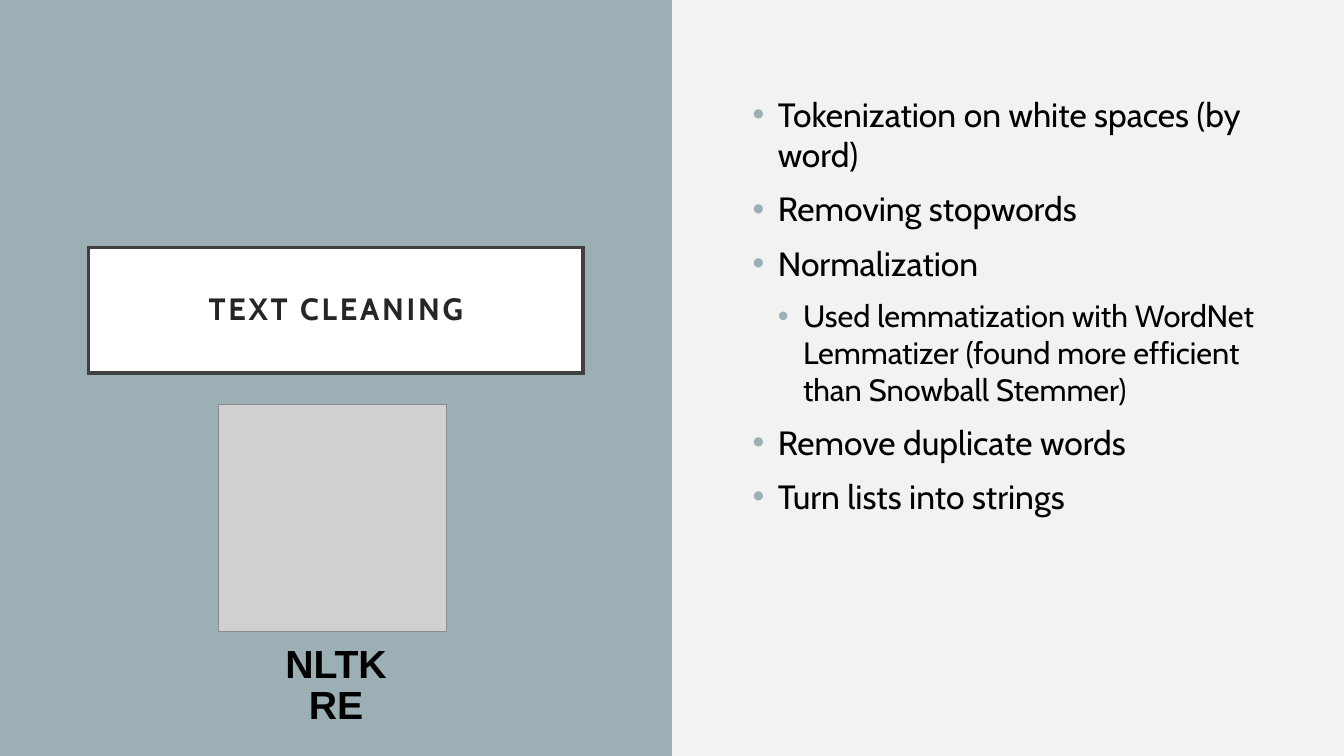
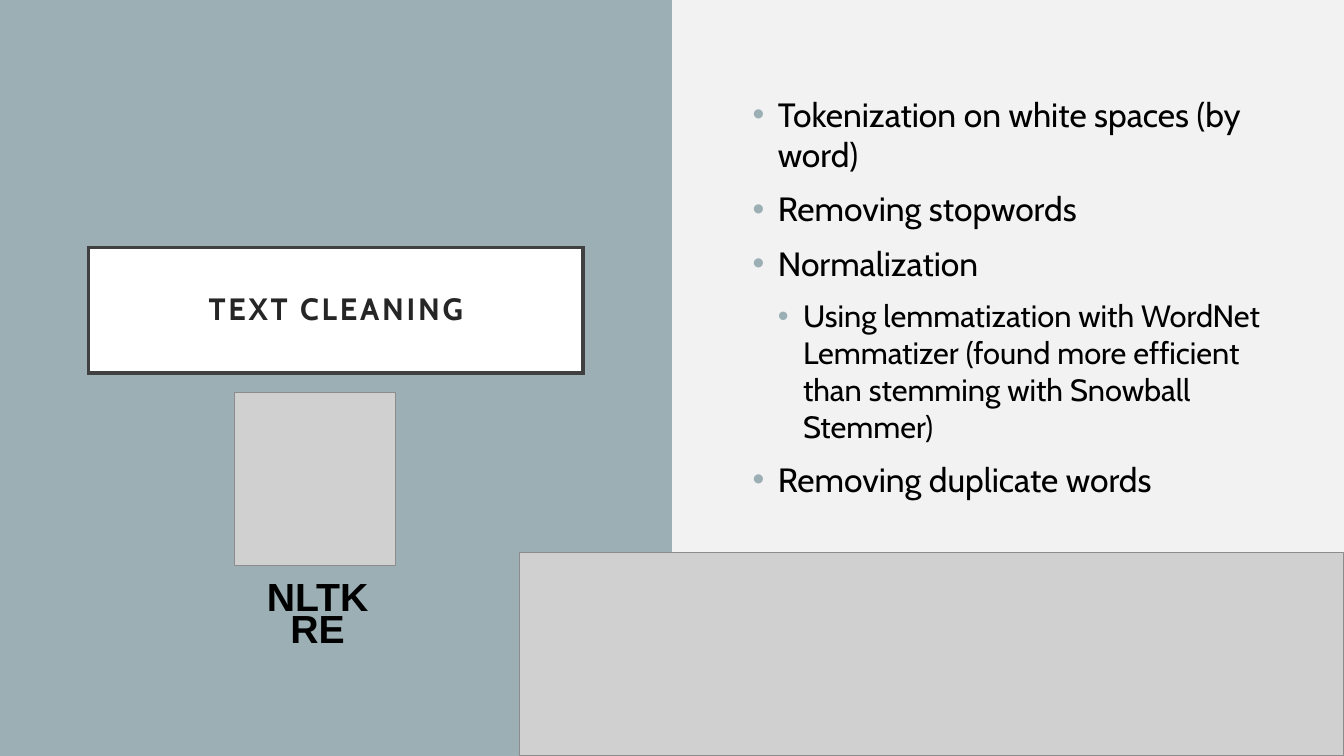
Before and after one commit to joshho77/NLP_Project, a slide deck: slide 13 of NLP Project Slides.pptx. Drawn at 1344x756 pixels with LibreOffice and Linux fonts; fonts in the diff are those of the drawing; grey boxes stand for pictures. Boxes give left, top, right and bottom in pixels: in the first picture for what was removed or moved away, otherwise in the second. Text is boxed around its words. In the diff, an @@ line names an element or a change of style, - is before the commit and + after.

```diff
--- a/NLP Project Slides.pptx
+++ b/NLP Project Slides.pptx
@@ text at [778,304,1260,500]: text changed @@
-  • Used lemmatization with WordNet Lemmatizer (found more efficient than Snowball Stemmer)
-• Remove duplicate words
-• Turn lists into strings
+  • Using lemmatization with WordNet Lemmatizer (found more efficient than stemming with Snowball Stemmer)
+• Removing duplicate words
@@ picture: place and size @@
-picture at [219,404,447,631]
+picture at [235,393,396,566]
@@ text "NLTK" rewrapped from [285,651,387,678] to [267,584,369,619] @@
@@ picture added at [519,554,1344,756] @@
@@ text "RE": place and size @@
-text "RE" at [309,692,363,719]
+text "RE" at [290,616,344,643]
```
Also in this commit, not shown: 6 other slides changed, 1 other file.
